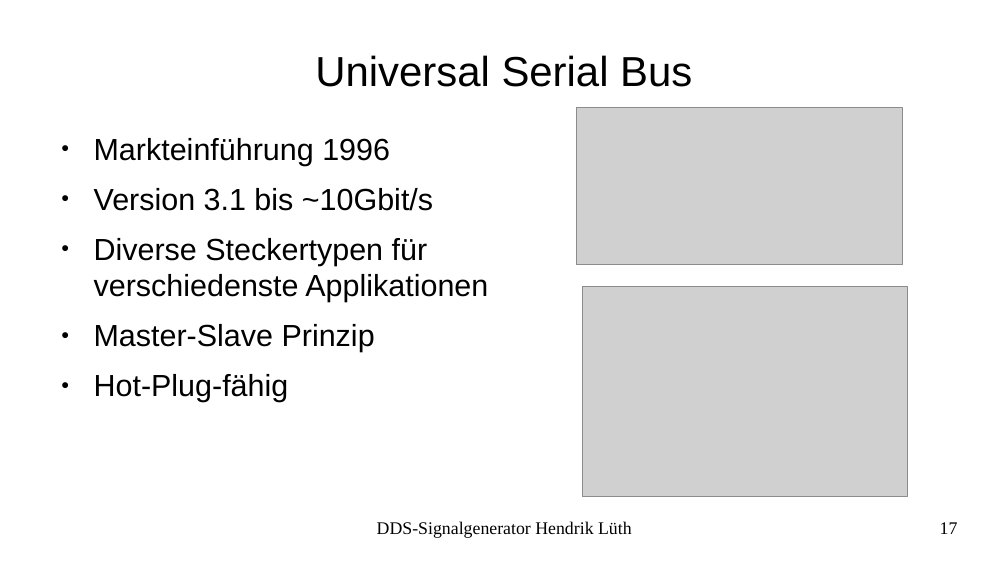
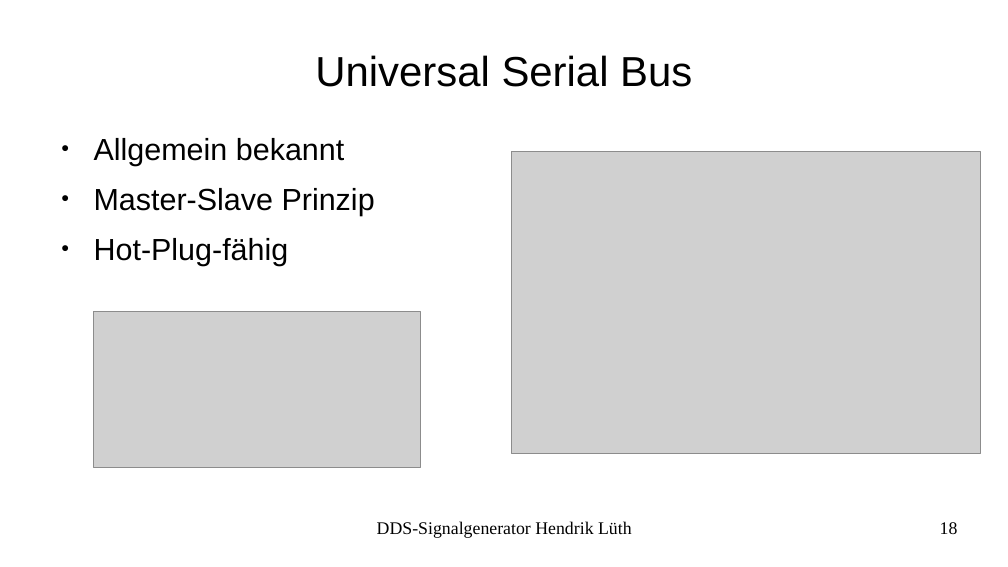
Before and after one commit to LabConnect/Signalgenerator, a slide deck: slide 18 of docs/Präsentation_Prüfung/Präsentation-Signalgenerator.odp (slide 17 before the commit). Drawn at 1008x567 pixels with LibreOffice and Linux fonts; fonts in the diff are those of the drawing; grey boxes stand for pictures. Boxes give left, top, right and bottom in pixels: in the first picture for what was removed or moved away, otherwise in the second. Text is boxed around its words. In the diff, an @@ line names an element or a change of style, - is before the commit and + after.

```diff
--- a/docs/Präsentation_Prüfung/Präsentation-Signalgenerator.odp
+++ b/docs/Präsentation_Prüfung/Präsentation-Signalgenerator.odp
@@ text at [94, 138, 344, 165]: text changed @@
-● Markteinführung 1996
-● Version 3.1 bis ~10Gbit/s
-● Diverse Steckertypen für verschiedenste Applikationen
+● Allgemein bekannt
@@ picture: place and size @@
-picture at [583, 287, 907, 497]
+picture at [511, 151, 981, 454]
@@ picture: place and size @@
-picture at [576, 108, 903, 264]
+picture at [93, 311, 420, 467]
@@ page number at [940, 522, 958, 534]: text changed @@
-17
+18
```
Also in this commit, not shown: 5 other slides changed, 1 slide removed.
